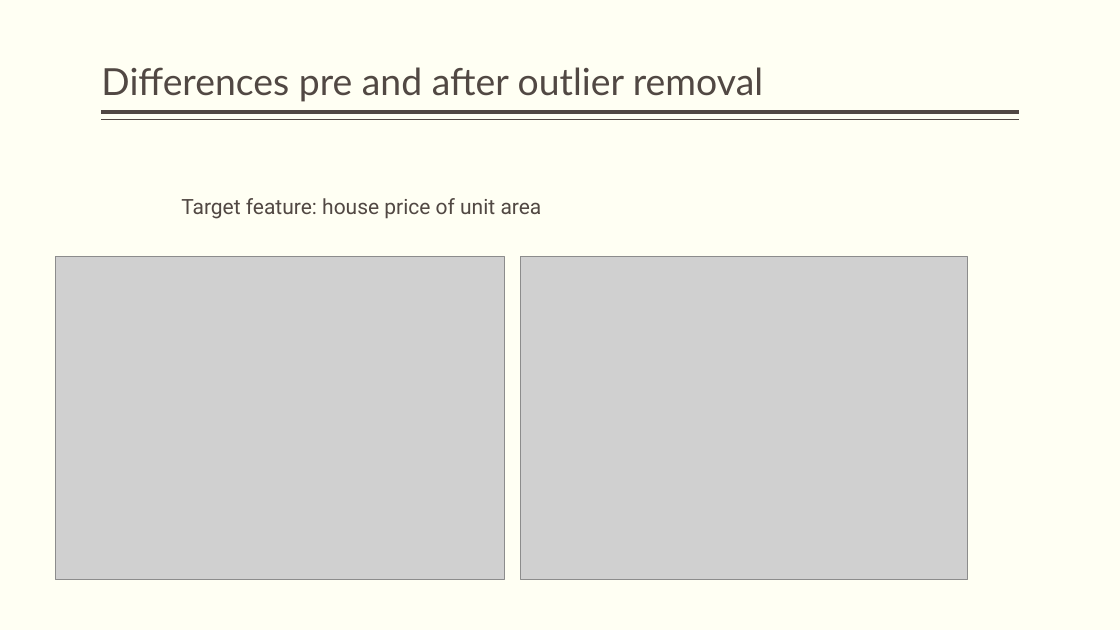
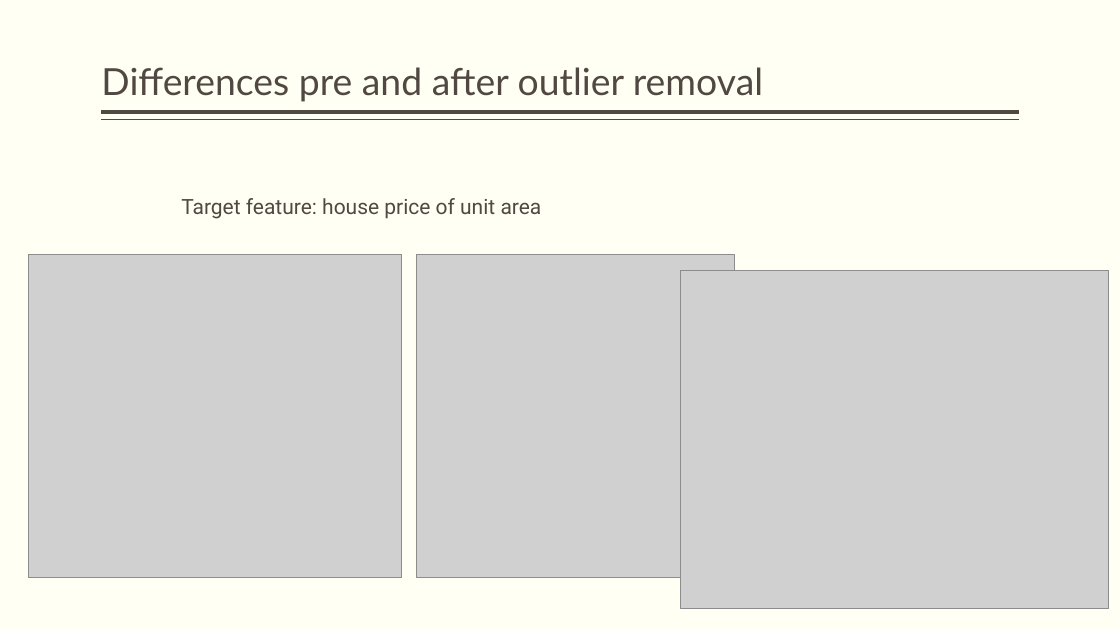
Before and after one commit to donikaSkenderbeut/machine-learning, a slide deck: slide 13 of Ex2/ex2.pptx. Drawn at 1120x630 pixels with LibreOffice and Linux fonts; fonts in the diff are those of the drawing; grey boxes stand for pictures; background and template pictures are left out. Boxes give left, top, right and bottom in pixels: in the first picture for what was removed or moved away, otherwise in the second. Text is boxed around its words. In the diff, an @@ line names an element or a change of style, - is before the commit and + after.

```diff
--- a/Ex2/ex2.pptx
+++ b/Ex2/ex2.pptx
@@ picture: place and size @@
-picture at box(55, 256, 505, 580)
+picture at box(28, 255, 402, 578)
@@ picture: place and size @@
-picture at box(521, 256, 968, 580)
+picture at box(416, 255, 734, 578)
@@ picture added at box(681, 271, 1109, 609) @@
```
Also in this commit, not shown: 2 other slides changed.
